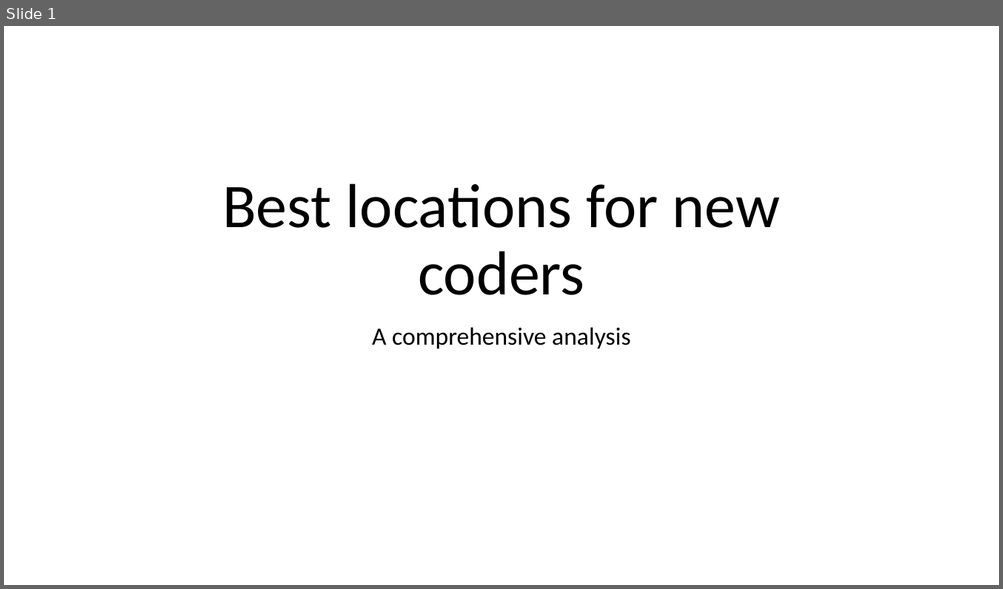
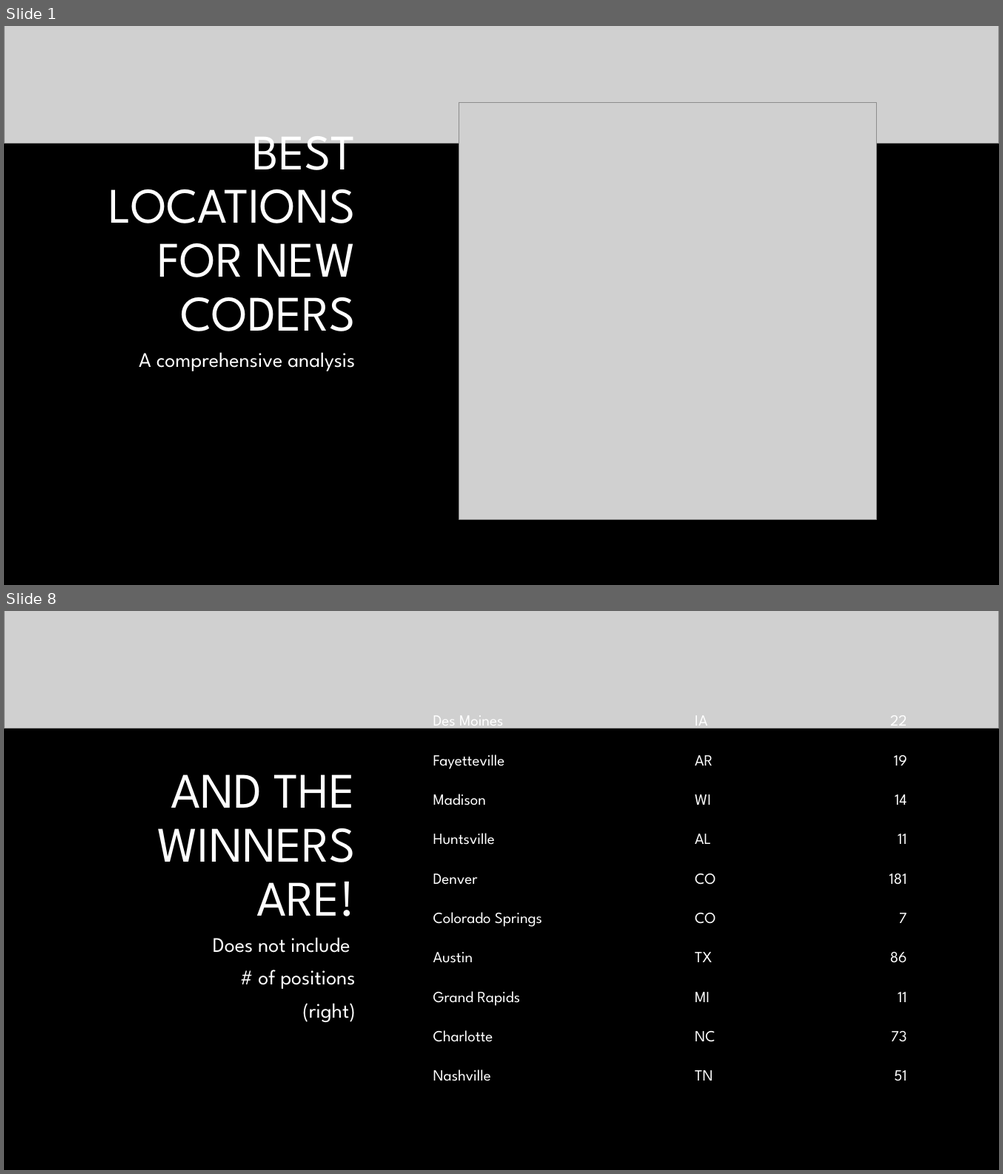
Before and after one commit to amishnerd/prospects, a slide deck: powerpoint.pptx. Shown one above the other, each under a label of ours: slide 1 before the commit, slides 1 and 8 after it; the slides between them are not shown. The pictures are 1003x589 and 1003x1174 pixels, drawn with LibreOffice and Linux fonts; fonts in the diff are those of the drawing; grey boxes stand for pictures; background and template pictures are left out. Boxes give left, top, right and bottom in pixels: in the first picture for what was removed or moved away, otherwise in the second. Text is boxed around its words. In the diff, an @@ line names an element or a change of style, - is before the commit and + after.

```diff
--- a/powerpoint.pptx
+++ b/powerpoint.pptx
@@ slide 8 added at box(4, 611, 999, 1170), background #000000 @@
@@ rectangle added at box(4, 611, 999, 1170), fill #000000 @@
@@ picture added at box(4, 611, 999, 729) @@
@@ table added at box(416, 699, 920, 1093), 10 rows, 3 columns @@
+Des Moines | IA | 22
+Fayetteville | AR | 19
+Madison | WI | 14
+Huntsville | AL | 11
+Denver | CO | 181
+Colorado Springs | CO | 7
+Austin | TX | 86
+Grand Rapids | MI | 11
+Charlotte | NC | 73
+Nashville | TN | 51
@@ title added at box(157, 775, 356, 917), 48 pt, text #FFFFFF @@
+AND THE WINNERS ARE!
@@ text added at box(213, 937, 355, 1022), 20 pt, text #FFFFFF @@
+Does not include
+# of positions
+(right)
@@ picture added at box(4, 968, 999, 1170) @@
@@ slide 1 changed as well @@
@@ background #FFFFFF to #000000 @@
@@ picture added at box(4, 26, 999, 144) @@
@@ picture added at box(459, 103, 876, 520) @@
@@ title at box(109, 120, 356, 332): text changed; size 60 to 48 pt; font Calibri to League Spartan; text colour #000000 to #FFFFFF @@
-Best locations for new coders
+BEST LOCATIONS FOR NEW CODERS
@@ subtitle "A comprehensive analysis": place and size @@
-subtitle "A comprehensive analysis" at box(372, 327, 630, 349)
+subtitle "A comprehensive analysis" at box(139, 352, 355, 372)
@@ subtitle "A comprehensive analysis" at box(139, 352, 355, 372): size 24 to 20 pt, font Calibri to League Spartan, text colour #000000 to #FFFFFF; alignment centre to right @@
```
Also in this commit, not shown: 7 other slides changed, 1 other slide added, 1 slide removed, 2 other files.
